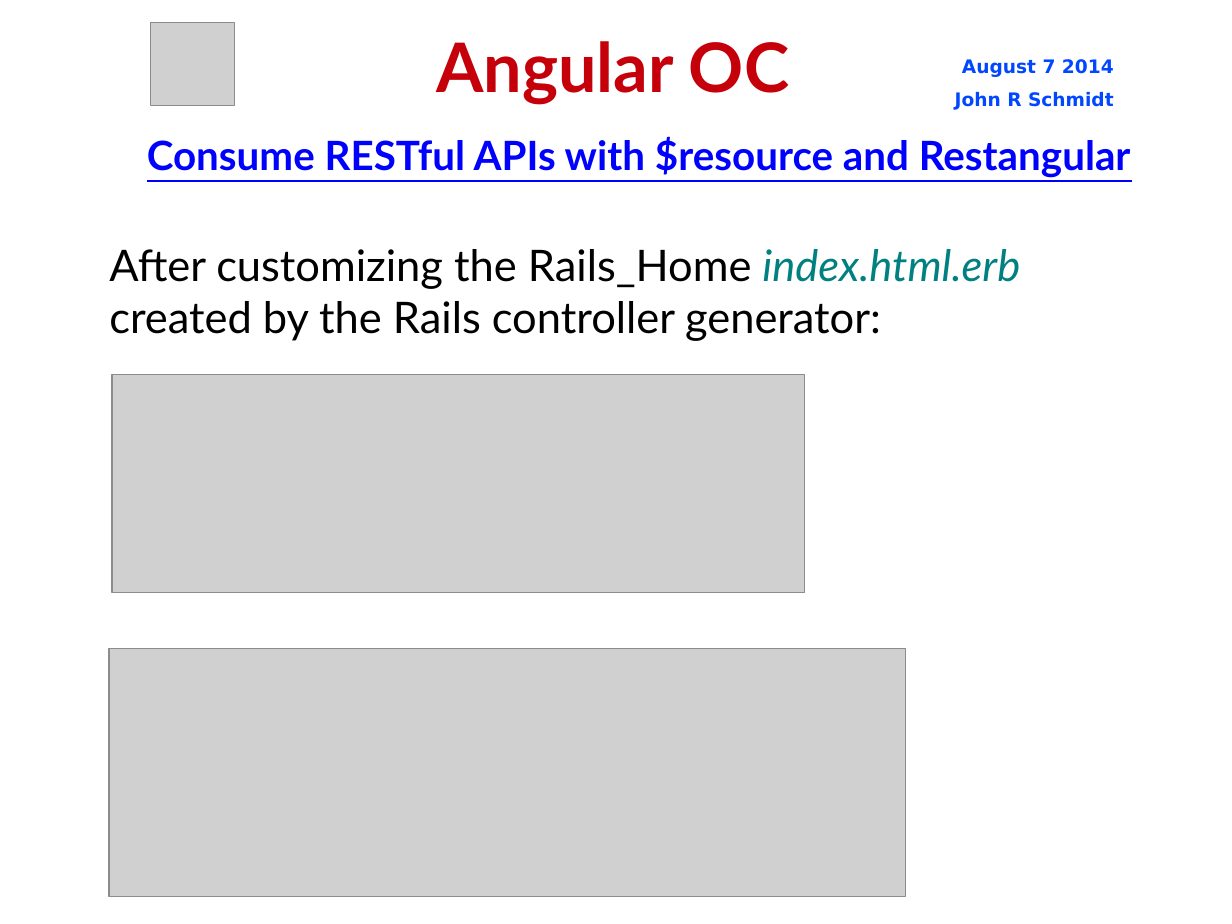
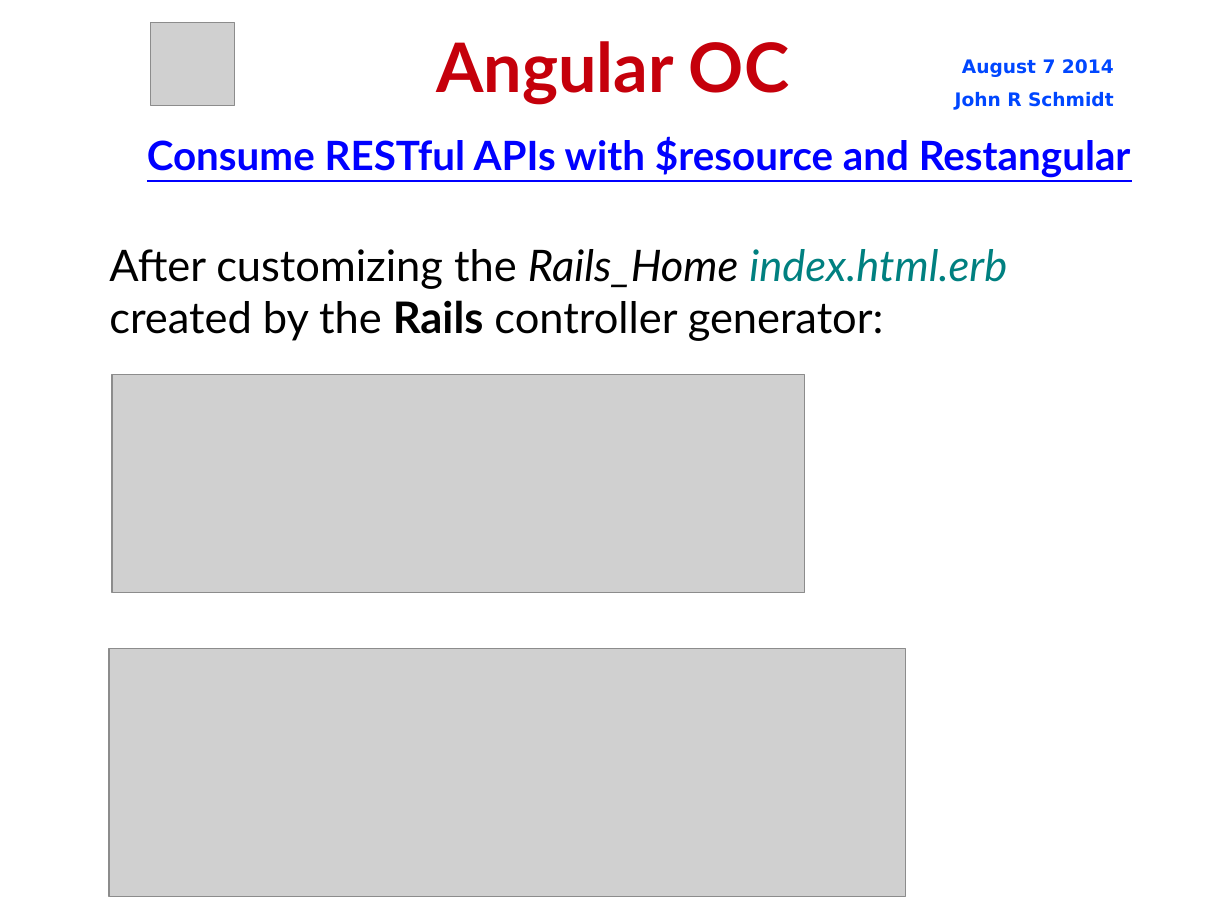
Before and after one commit to jrschmidt/fifa-angular-rest-demo, a slide deck: slide 15 of fifa.odp. Drawn at 1232x924 pixels with LibreOffice and Linux fonts; fonts in the diff are those of the drawing; grey boxes stand for pictures; background and template pictures are left out. Boxes give left, top, right and bottom in pixels: in the first picture for what was removed or moved away, otherwise in the second. Text is boxed around its words. In the diff, an @@ line names an element or a change of style, - is before the commit and + after.

```diff
--- a/fifa.odp
+++ b/fifa.odp
@@ subtitle "After customizing the Rails_Home index.html.erb ..." at <box>109,249,1007,341</box>: bold on in "Rails"; italic on in "Rails_Home" @@
```
Also in this commit, not shown: 20 other slides changed, 1 slide removed, 2 other files.
